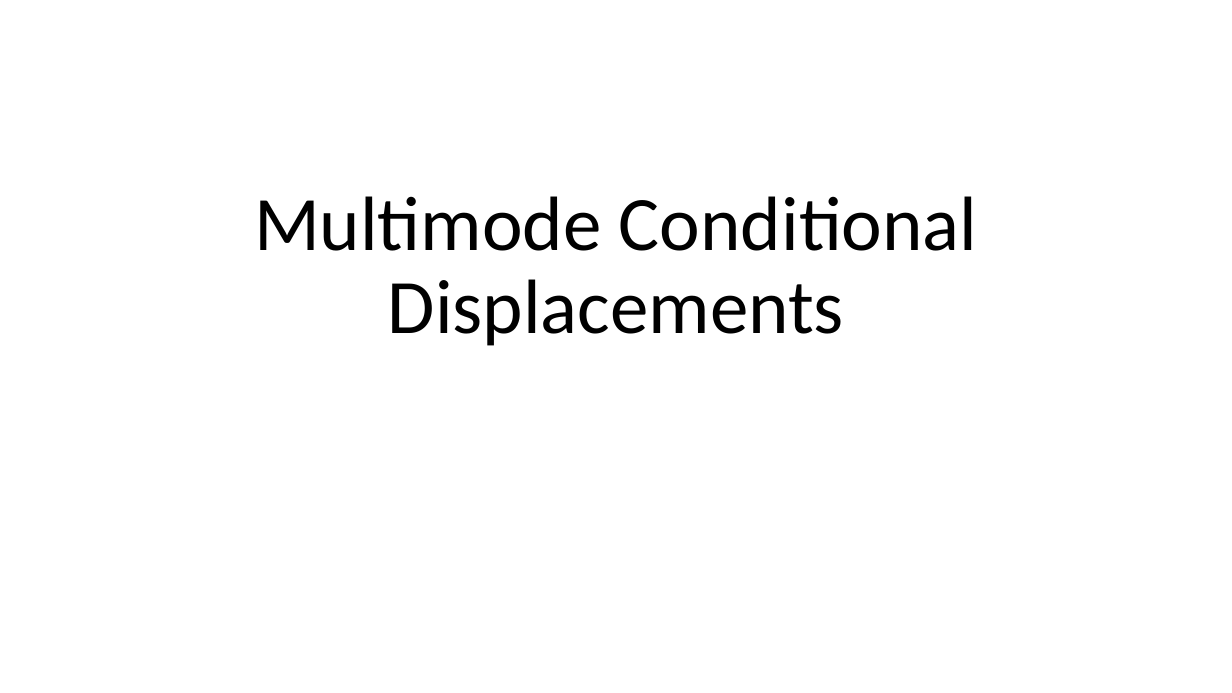
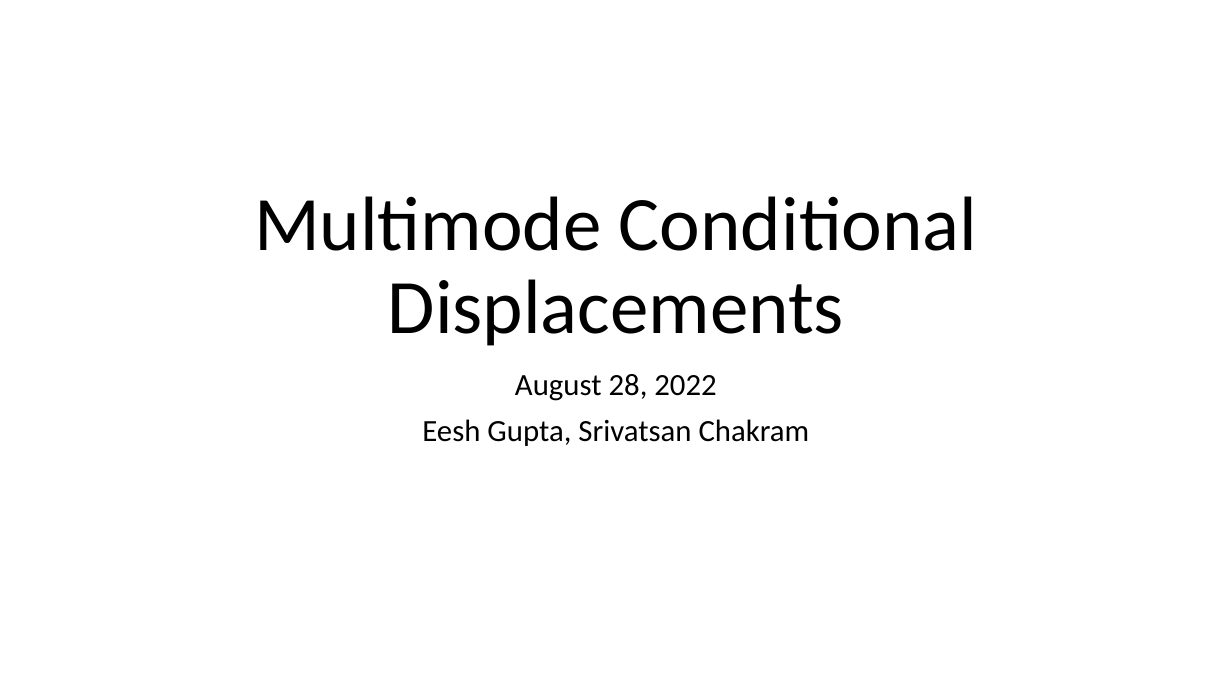
Before and after one commit to EeshGupta/Multimode-Conditional-Displacements, a slide deck: slide 1 of presentations/mcd.pptx. Drawn at 1232x693 pixels with LibreOffice and Linux fonts; fonts in the diff are those of the drawing. Boxes give left, top, right and bottom in pixels: in the first picture for what was removed or moved away, otherwise in the second. Text is boxed around its words. In the diff, an @@ line names an element or a change of style, - is before the commit and + after.

```diff
--- a/presentations/mcd.pptx
+++ b/presentations/mcd.pptx
@@ subtitle added at bbox=[422, 374, 810, 446], 24 pt, text #000000 @@
+August 28, 2022
+Eesh Gupta, Srivatsan Chakram
```
Also in this commit, not shown: 2 other slides changed, 4 slides added, 1 other file.
